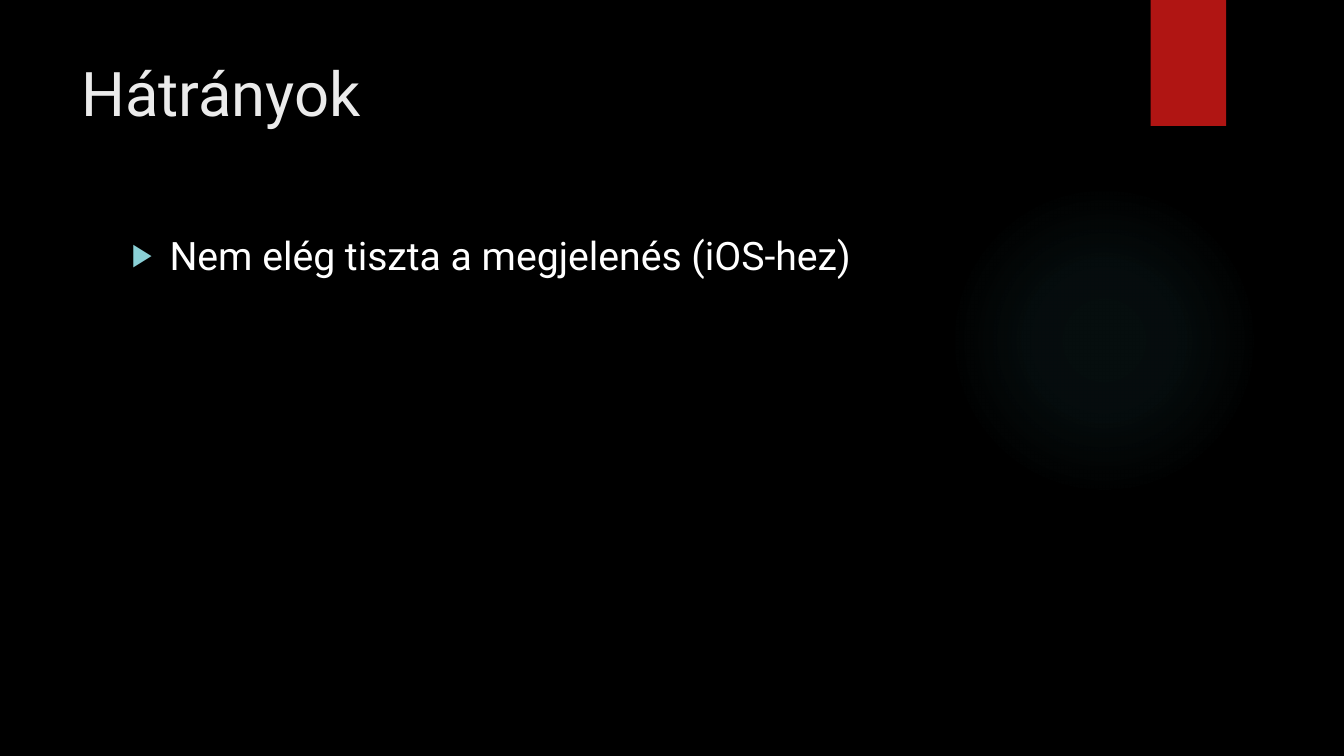
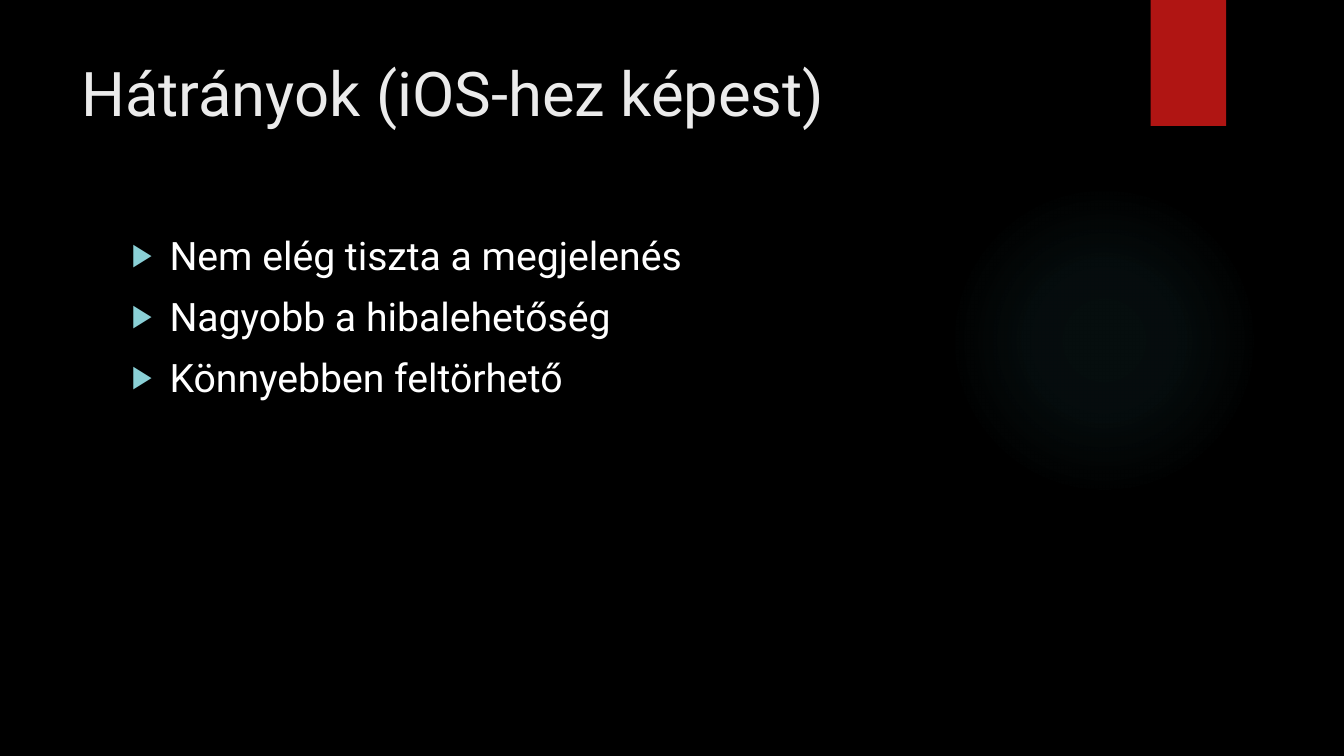
Before and after one commit to Csongoranevem/Csongor-rep-, a slide deck: slide 6 of Az Android.pptx. Drawn at 1344x756 pixels with LibreOffice and Linux fonts; fonts in the diff are those of the drawing; background and template pictures are left out. Boxes give left, top, right and bottom in pixels: in the first picture for what was removed or moved away, otherwise in the second. Text is boxed around its words. In the diff, an @@ line names an element or a change of style, - is before the commit and + after.

```diff
--- a/Az Android.pptx
+++ b/Az Android.pptx
@@ title at (x1=81, y1=67, x2=825, y2=130): text changed @@
-Hátrányok
+Hátrányok (iOS-hez képest)
@@ text at (x1=170, y1=240, x2=682, y2=401): text changed @@
-▶ Nem elég tiszta a megjelenés (iOS-hez)
+▶ Nem elég tiszta a megjelenés
+▶ Nagyobb a hibalehetőség
+▶ Könnyebben feltörhető
```
Also in this commit, not shown: 1 other slide changed.
